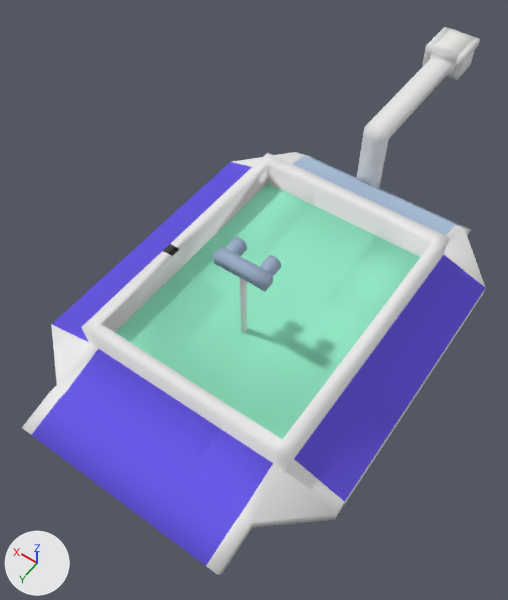
The Blender file Doesit/assets/Textures/car/car.blend as it was, and as the next commit left it.
Rendered twice from a 50 mm lens placed at (-7.6, 11.6, 20.4), pointed at (1.5, -1.1, 0.4). The axes (+X, +Y, +Z) are drawn at lower left. The lights are the same throughout.

Objects in the first picture: 'arm', 'cam', 'chassi'.
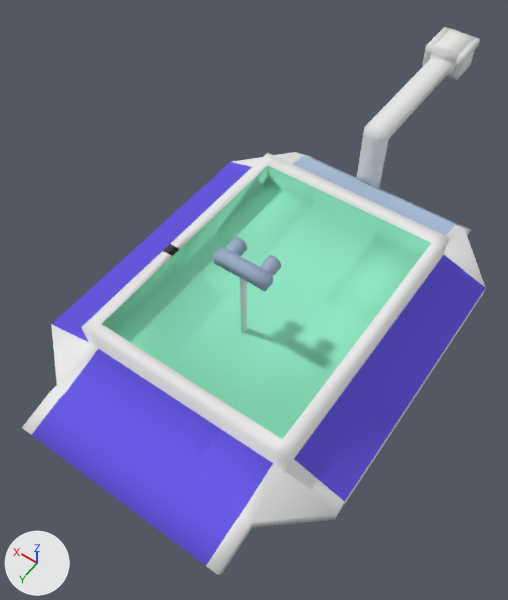
Where the change shows, as pixel boxes [x1, y1, x2, y2] in the pictures (508 x 600 px):
part 1 of me_chassi, recoloured (white to green): [102, 165, 431, 332] in both

The edits, one by one:
me_chassi has 317 vertices, 327 faces, 6 loose edges and spans x -5.3..5.3, y -7.7..7.7, z 1.2..3.5.
me_chassi is used by ob_chassi; location (0.0, 0.0, 0.33).
me_chassi part 1: all 20 faces centred in x -3.3..3.1, y -4.2..4.3, z 3.0 switch from mat_carmaterial (white #ebebeb) to mat_hoverfloortop (green #92e7c5).
